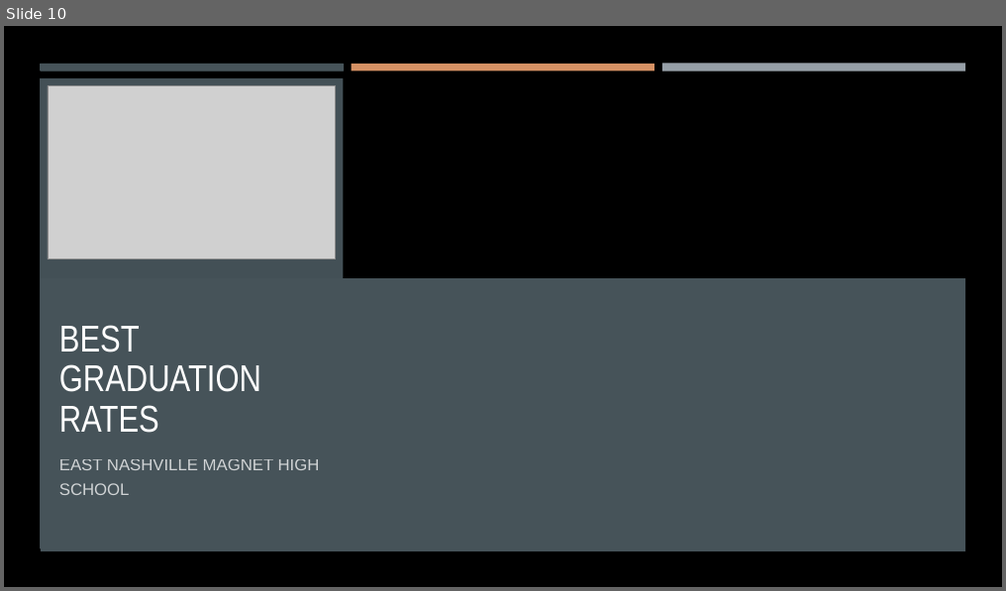
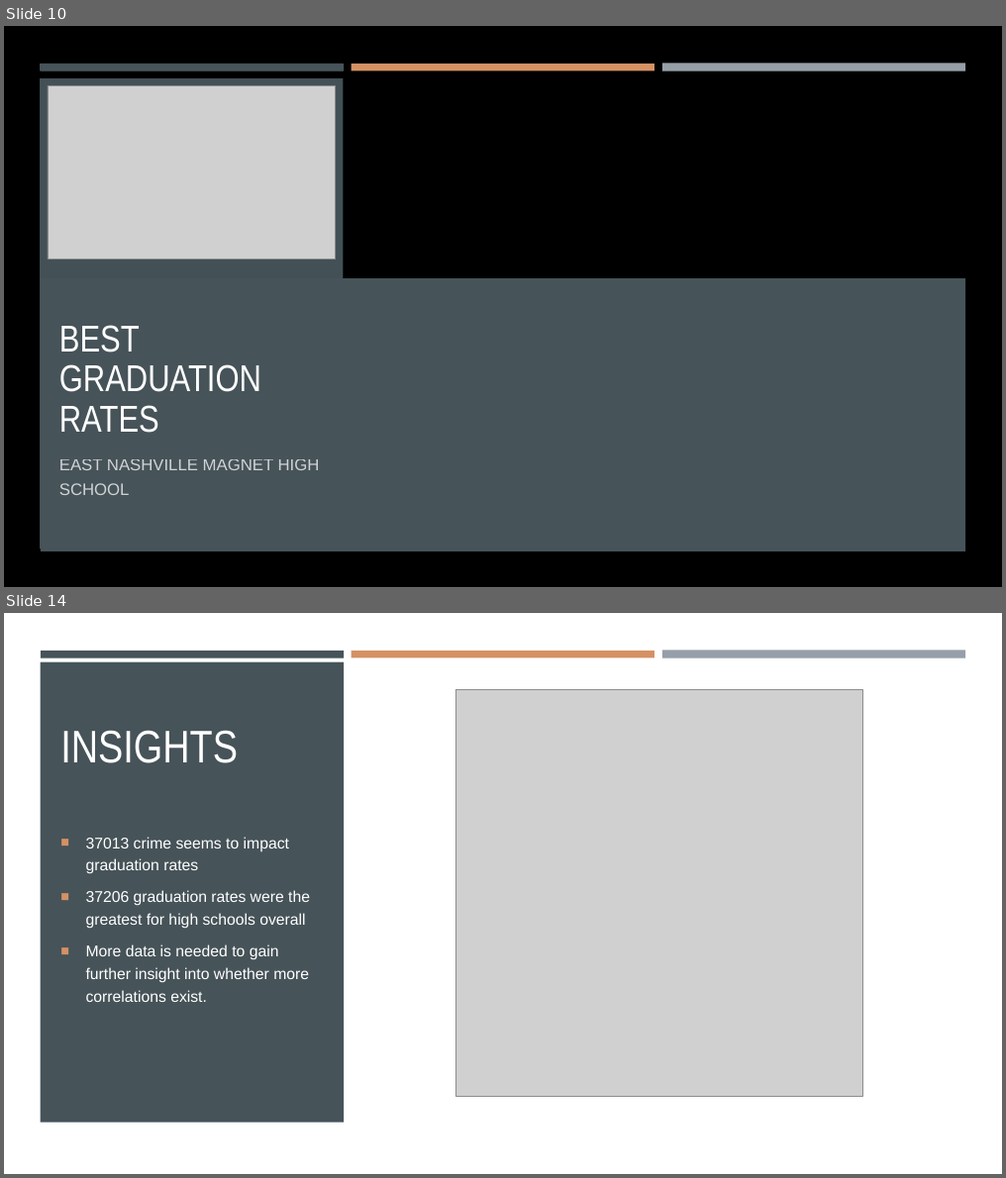
Before and after one commit to ericahen/capstone-da12, a slide deck: presentation/presentation.pptx. Shown one above the other, each under a label of ours: slide 10 before the commit, slides 10 and 14 after it; the slides between them are not shown. The pictures are 1006x591 and 1006x1178 pixels, drawn with LibreOffice and Linux fonts; fonts in the diff are those of the drawing; grey boxes stand for pictures; background and template pictures are left out. Boxes give left, top, right and bottom in pixels: in the first picture for what was removed or moved away, otherwise in the second. Text is boxed around its words. In the diff, an @@ line names an element or a change of style, - is before the commit and + after.

```diff
--- a/presentation/presentation.pptx
+++ b/presentation/presentation.pptx
@@ slide 14 added at [4, 613, 1002, 1174], background #000000 @@
@@ rectangle added at [4, 613, 1002, 1174], fill #FFFFFF @@
@@ rectangle added at [40, 663, 344, 1123], fill #465359 @@
@@ rectangle added at [41, 651, 344, 658], fill #465359 @@
@@ rectangle added at [351, 651, 654, 658], fill #D59164 @@
@@ rectangle added at [662, 651, 965, 659], fill #969FA7 @@
@@ picture added at [456, 689, 862, 1096] @@
@@ title added at [60, 730, 238, 763], 44 pt, text #FFFFFF @@
+INSIGHTS
@@ text added at [86, 837, 310, 1002], 15 pt, text #FFFFFF @@
+■ 37013 crime seems to impact graduation rates
+■ 37206 graduation rates were the greatest for high schools overall
+■ More data is needed to gain further insight into whether more correlations exist.
```
Also in this commit, not shown: 5 slides changed, 5 other slides added, 7 slides removed.
